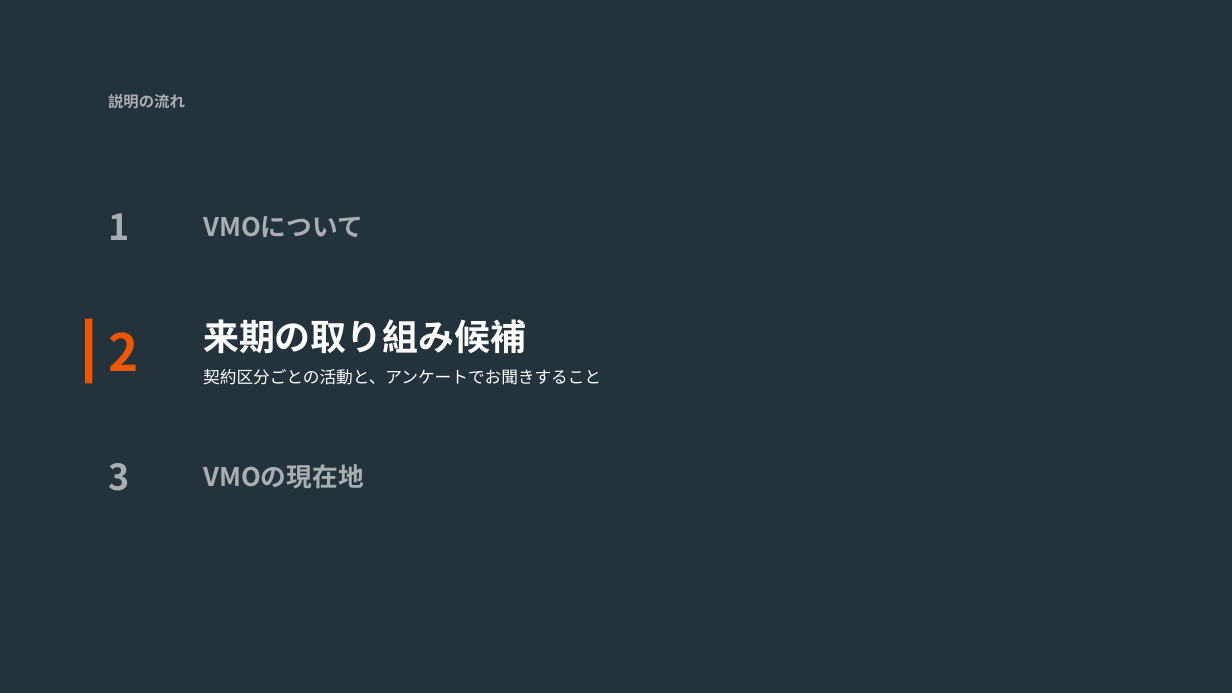
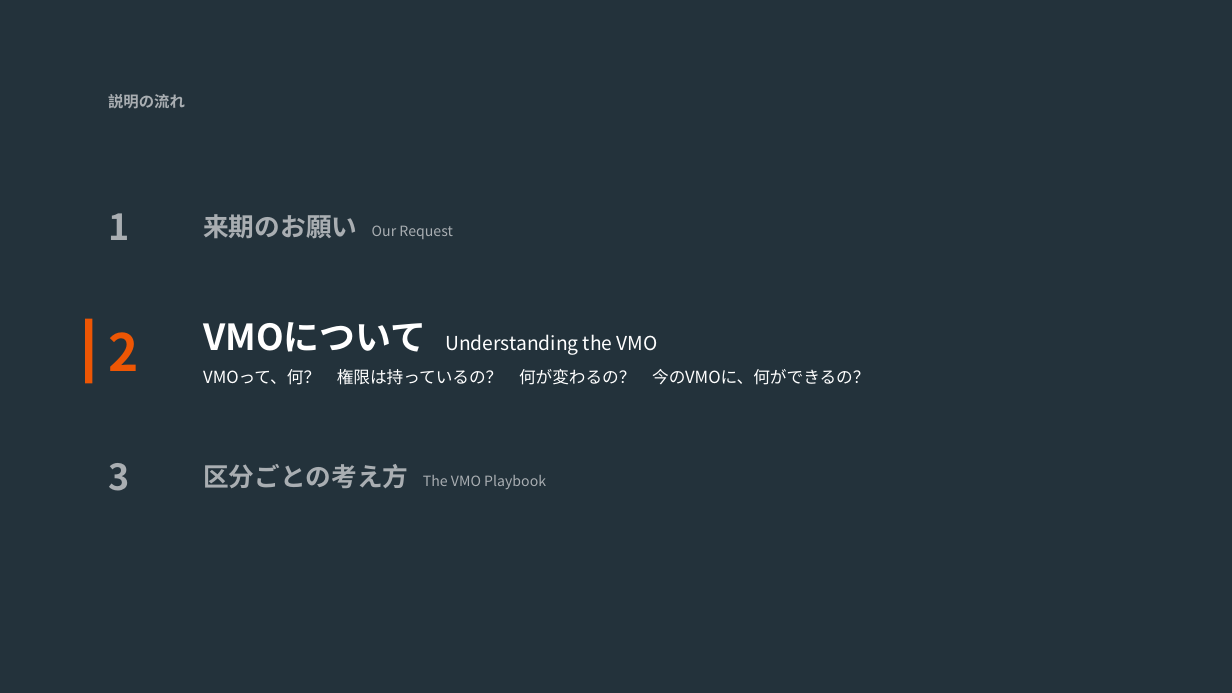
Before and after one commit to hiroyasu-komaki/temp, a slide deck: slide 7 of vmo_value-delivery/budget-driven-activity/proposal/vmo-briefing.pptx (slide 6 before the commit). Drawn at 1232x693 pixels with LibreOffice and Linux fonts; fonts in the diff are those of the drawing. Boxes give left, top, right and bottom in pixels: in the first picture for what was removed or moved away, otherwise in the second. Text is boxed around its words. In the diff, an @@ line names an element or a change of style, - is before the commit and + after.

```diff
--- a/vmo_value-delivery/budget-driven-activity/proposal/vmo-briefing.pptx
+++ b/vmo_value-delivery/budget-driven-activity/proposal/vmo-briefing.pptx
@@ text at [203, 214, 453, 239]: text changed; size 20 to 11 pt; bold off @@
-VMOについて
+来期のお願い Our Request
@@ text at [203, 322, 869, 385]: text changed @@
-来期の取り組み候補
-契約区分ごとの活動と、アンケートでお聞きすること
+VMOについて Understanding the VMO
+VMOって、何？ 権限は持っているの？ 何が変わるの？ 今のVMOに、何ができるの？
@@ text at [203, 464, 546, 489]: text changed; size 20 to 11 pt; bold off @@
-VMOの現在地
+区分ごとの考え方 The VMO Playbook
```
Also in this commit, not shown: 13 other slides changed, 7 slides added, 6 slides removed, 7 other files.
